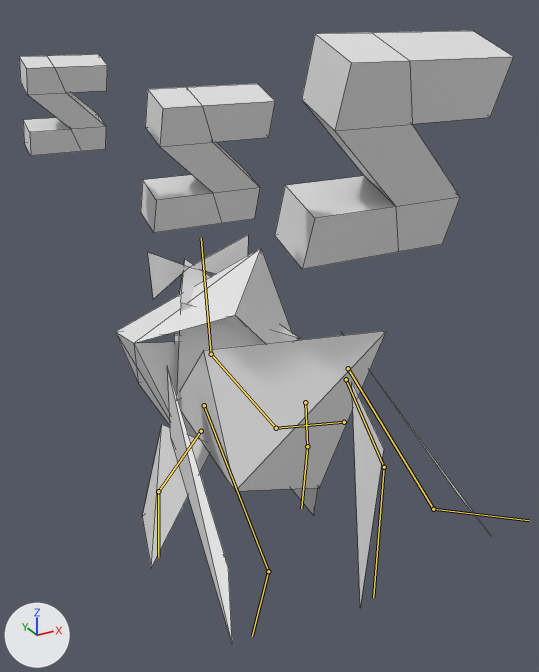
The Blender file Assets/Entities/Enemy/King/King.blend as it was, and as the next commit left it.
Camera for both pictures: a 50 mm lens placed at (-0.562, -1.01, 0.92), pointed at (0.025, 0.057, 0.387). Arrows for +X, +Y and +Z are at lower left; the lights stay in place. Both versions are drawn at frame 1 of the action 'Jump'; the numbers are the values there. The bones that bend it are drawn over the model as lines. Mesh edges are drawn as thin lines.

Names of what the first picture shows: 'Lion', 'LionNeck', 'Zzz'.
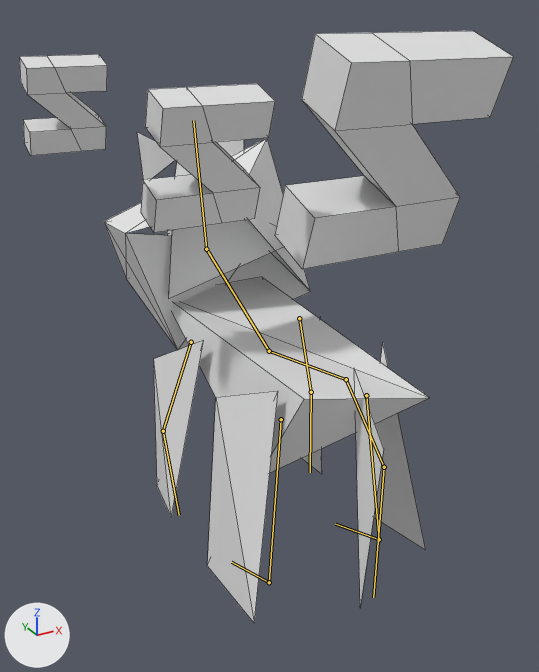
Commit message: Intro sequence lion animations

Edits to the scene script, one JSON object a line:
```json
{"block": "bone_bone_001", "where": "bone_bone_001 = bpy.data.objects['Armature'].pose.bones['Bone.001']  # child of 'Bone'"}
{"op": "set", "path": "bone_bone_001.location", "old": "(0.0, 0.014, -0.069)", "new": "(0.0, 0.0, 0.0)"}
{"op": "set", "path": "bone_bone_001.rotation_quaternion", "old": "(0.988, -0.157, 0.0, 0.0)", "new": "(1.0, 0.0, 0.0, 0.0)", "note": "degrees (-18, 0, 0) -> degrees (0, 0, 0)"}
{"block": "bone_bone_002", "where": "bone_bone_002 = bpy.data.objects['Armature'].pose.bones['Bone.002']  # child of 'Bone.003'"}
{"op": "set", "path": "bone_bone_002.rotation_quaternion", "old": "(0.984, 0.179, 0.0, 0.0)", "new": "(1.0, 0.0, 0.0, 0.0)", "note": "degrees (21, 0, 0) -> degrees (0, 0, 0)"}
{"block": "bone_bone_001_l", "where": "bone_bone_001_l = bpy.data.objects['Armature'].pose.bones['Bone.001_L']  # child of 'Bone.001'"}
{"op": "set", "path": "bone_bone_001_l.rotation_quaternion", "old": "(0.956, 0.261, -0.038, -0.127)", "new": "(1.0, 0.0, 0.0, 0.0)", "note": "degrees (31, 0, -15) -> degrees (0, 0, 0)"}
{"block": "bone_bone_001_r", "where": "bone_bone_001_r = bpy.data.objects['Armature'].pose.bones['Bone.001_R']  # child of 'Bone.001'"}
{"op": "set", "path": "bone_bone_001_r.rotation_quaternion", "old": "(0.956, 0.261, 0.038, 0.127)", "new": "(1.0, 0.0, 0.0, 0.0)", "note": "degrees (31, 0, 15) -> degrees (0, 0, 0)"}
{"block": "bone_bone_001_l_001", "where": "bone_bone_001_l_001 = bpy.data.objects['Armature'].pose.bones['Bone.001_L.001']  # child of 'Bone'"}
{"op": "set", "path": "bone_bone_001_l_001.location", "old": "(0.151, 0.025, 0.035)", "new": "(0.0, 0.0, 0.0)"}
{"op": "set", "path": "bone_bone_001_l_001.rotation_quaternion", "old": "(0.879, -0.014, 0.155, 0.45)", "new": "(1.0, 0.0, 0.0, 0.0)", "note": "degrees (7, 17, 55) -> degrees (0, 0, 0)"}
{"block": "bone_bone_001_l_002", "where": "bone_bone_001_l_002 = bpy.data.objects['Armature'].pose.bones['Bone.001_L.002']  # child of 'Bone.001_L.001'"}
{"op": "set", "path": "bone_bone_001_l_002.rotation_quaternion", "old": "(0.464, -0.849, 0.245, 0.061)", "new": "(1.0, 0.0, 0.0, 0.0)", "note": "degrees (-127, 19, -22) -> degrees (0, 0, 0)"}
{"block": "bone_bone_001_r_001", "where": "bone_bone_001_r_001 = bpy.data.objects['Armature'].pose.bones['Bone.001_R.001']  # child of 'Bone'"}
{"op": "set", "path": "bone_bone_001_r_001.location", "old": "(-0.151, 0.025, 0.035)", "new": "(0.0, 0.0, 0.0)"}
{"op": "set", "path": "bone_bone_001_r_001.rotation_quaternion", "old": "(0.879, -0.014, -0.155, -0.45)", "new": "(1.0, 0.0, 0.0, 0.0)", "note": "degrees (7, -17, -55) -> degrees (0, 0, 0)"}
{"block": "bone_bone_001_r_002", "where": "bone_bone_001_r_002 = bpy.data.objects['Armature'].pose.bones['Bone.001_R.002']  # child of 'Bone.001_R.001'"}
{"op": "set", "path": "bone_bone_001_r_002.rotation_quaternion", "old": "(0.464, -0.849, -0.245, -0.061)", "new": "(1.0, 0.0, 0.0, 0.0)", "note": "degrees (-127, -19, 22) -> degrees (0, 0, 0)"}
```

Location of each change, [x1, y1, x2, y2] in pixels of the pictures (539 x 672 px):
```json
{"object": "Lion", "change": "posed", "before": [142, 235, 488, 642], "after": [137, 132, 429, 622], "on screen": "16% narrower, 20% taller"}
{"object": "LionNeck", "change": "posed", "before": [115, 248, 292, 440], "after": [104, 138, 311, 350]}
{"bone": "Bone.001", "before": "(344, 422) to (276, 428)", "after": "(346, 379) to (269, 351)"}
{"bone": "Bone.002", "before": "(211, 354) to (201, 238)", "after": "(206, 249) to (193, 120)"}
{"bone": "Bone.001_L", "before": "(201, 431) to (158, 491)", "after": "(191, 342) to (163, 431)"}
{"bone": "Bone.001_R", "before": "(305, 402) to (307, 446)", "after": "(299, 318) to (311, 392)"}
{"bone": "Bone.001_L.001", "before": "(204, 405) to (268, 571)", "after": "(281, 419) to (269, 582)"}
{"bone": "Bone.001_L.002", "before": "(268, 571) to (252, 636)", "after": "(269, 582) to (231, 562)"}
{"bone": "Bone.001_R.001", "before": "(348, 368) to (433, 509)", "after": "(366, 395) to (379, 539)"}
{"bone": "Bone.001_R.002", "before": "(433, 509) to (529, 520)", "after": "(379, 539) to (335, 524)"}
```
